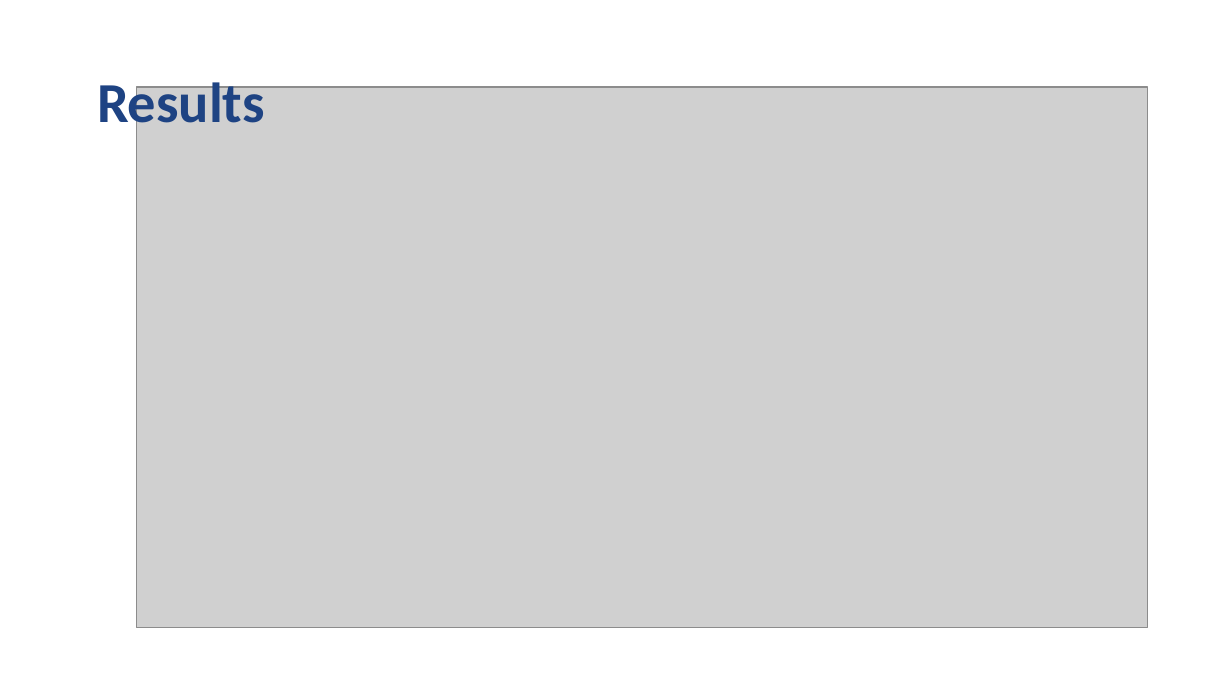
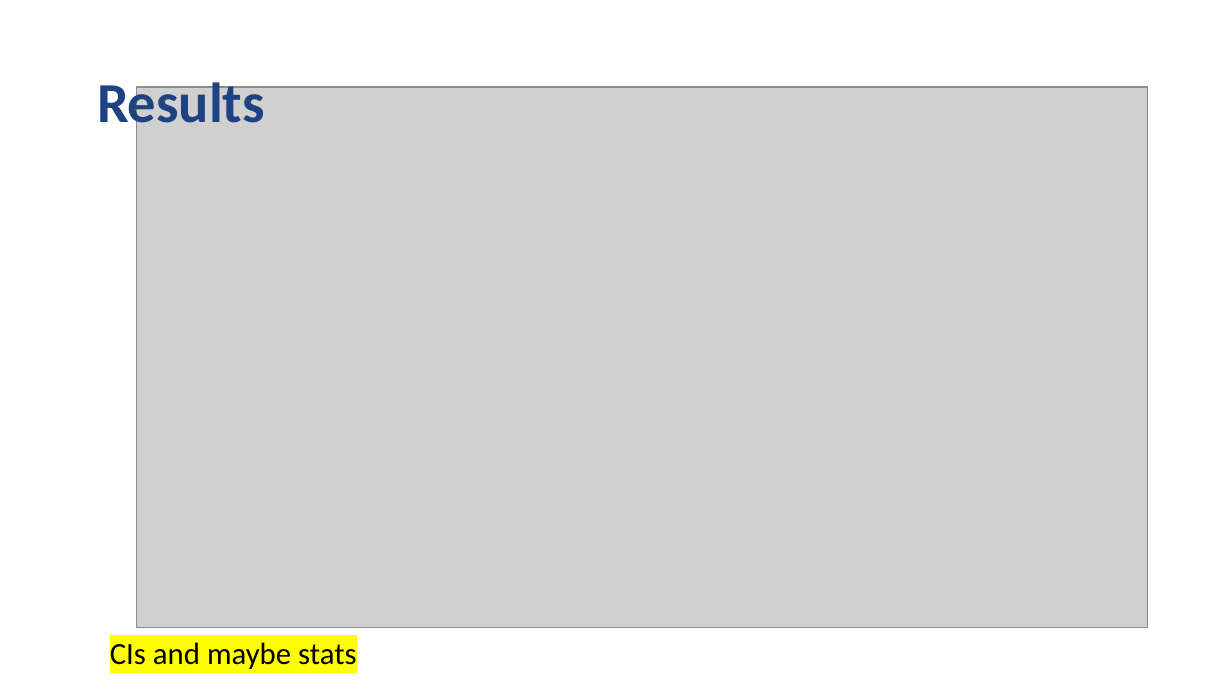
Before and after one commit to npm27/JOL-Reactivity-1, a slide deck: slide 5 of 6 Presentations/JOL Reactivity.pptx (slide 7 before the commit). Drawn at 1232x693 pixels with LibreOffice and Linux fonts; fonts in the diff are those of the drawing; grey boxes stand for pictures. Boxes give left, top, right and bottom in pixels: in the first picture for what was removed or moved away, otherwise in the second. Text is boxed around its words. In the diff, an @@ line names an element or a change of style, - is before the commit and + after.

```diff
--- a/6 Presentations/JOL Reactivity.pptx
+++ b/6 Presentations/JOL Reactivity.pptx
@@ text added at box(110, 642, 356, 669), 18 pt, text #000000 @@
+CIs and maybe stats
```
Also in this commit, not shown: 2 other slides changed, 2 slides added, 3 slides removed.
